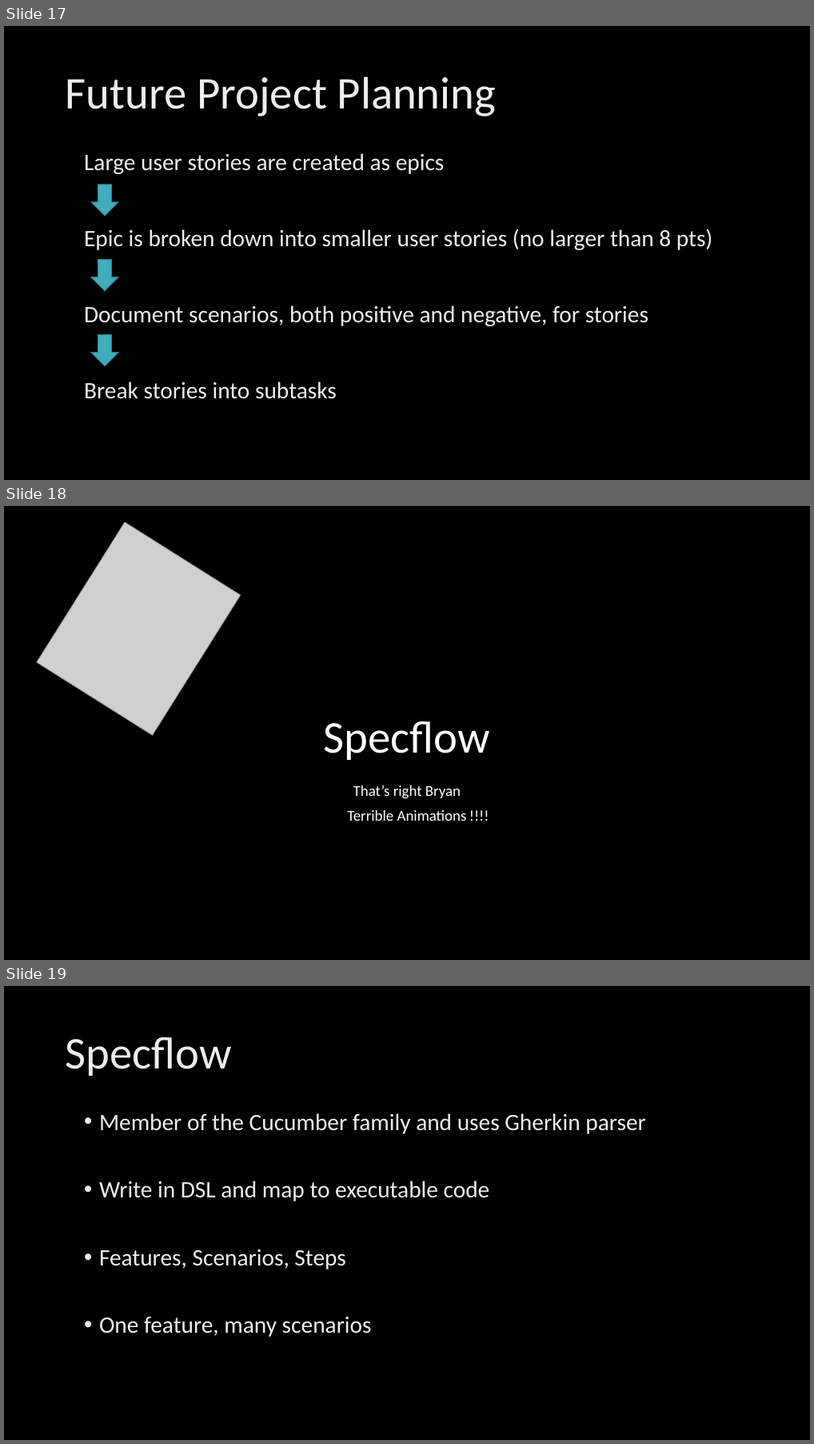
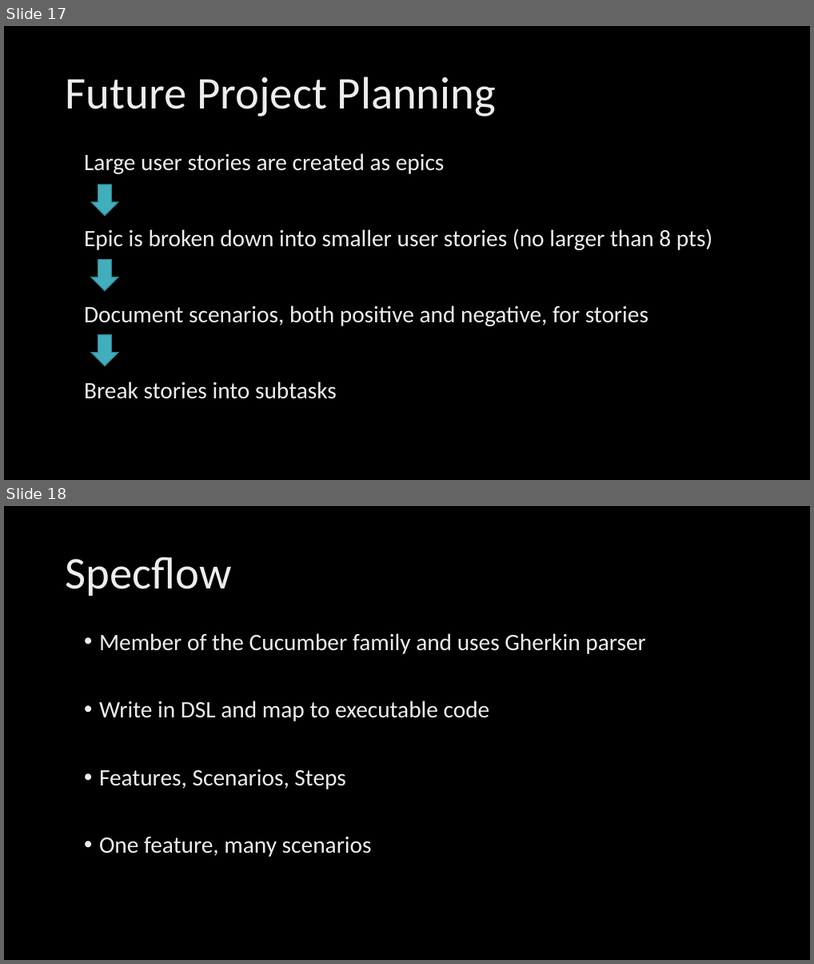
Before and after one commit to ingramam/BDD-lunch-and-learn, a slide deck: BDD.pptx. Shown one above the other, each under a label of ours: slides 17, 18 and 19 before the commit, slides 17 and 18 after it. The pictures are 814x1444 and 814x964 pixels, drawn with LibreOffice and Linux fonts; fonts in the diff are those of the drawing; grey boxes stand for pictures; background and template pictures are left out. Boxes give left, top, right and bottom in pixels: in the first picture for what was removed or moved away, otherwise in the second. Text is boxed around its words. In the diff, an @@ line names an element or a change of style, - is before the commit and + after.

Commit message:
Removed Bryan's slide

```diff
--- a/BDD.pptx
+++ b/BDD.pptx
@@ slide 18 removed at [4,506,810,960], background picture (left out) @@
@@ picture removed at [36,522,240,736] @@
@@ text removed at [324,721,490,760] @@
-Specflow
@@ text removed at [354,785,461,799] @@
-That’s right Bryan
@@ text removed at [347,810,467,820] @@
-Terrible Animations
@@ text removed at [464,803,518,827] @@
-!!!!
@@ what was slide 19 is now slide 18 @@
```
Also in this commit, not shown: 1 other file.
